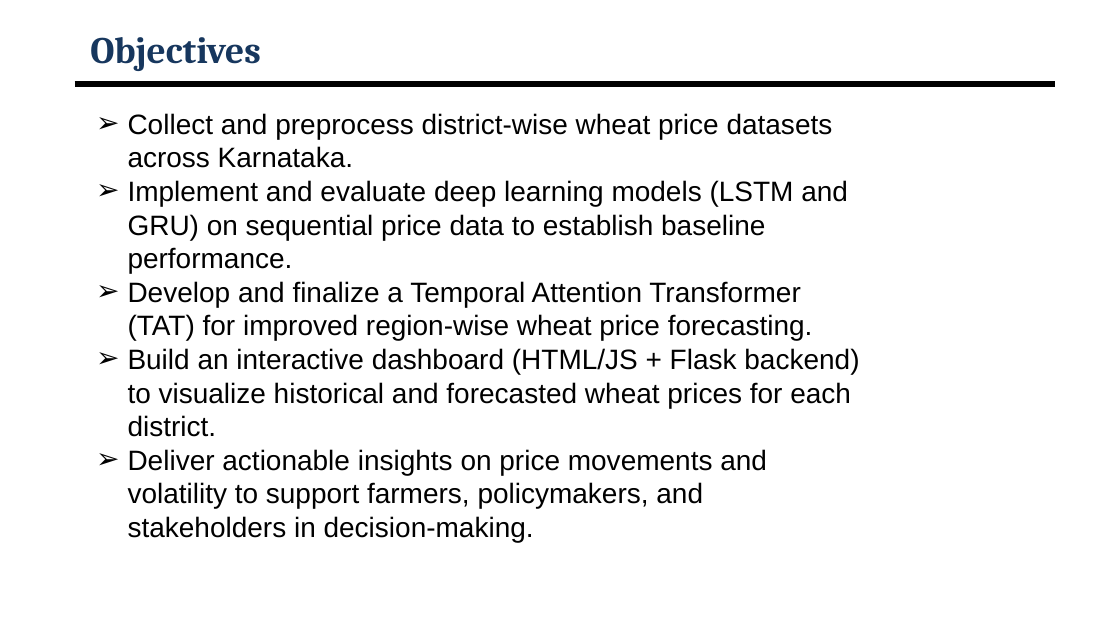
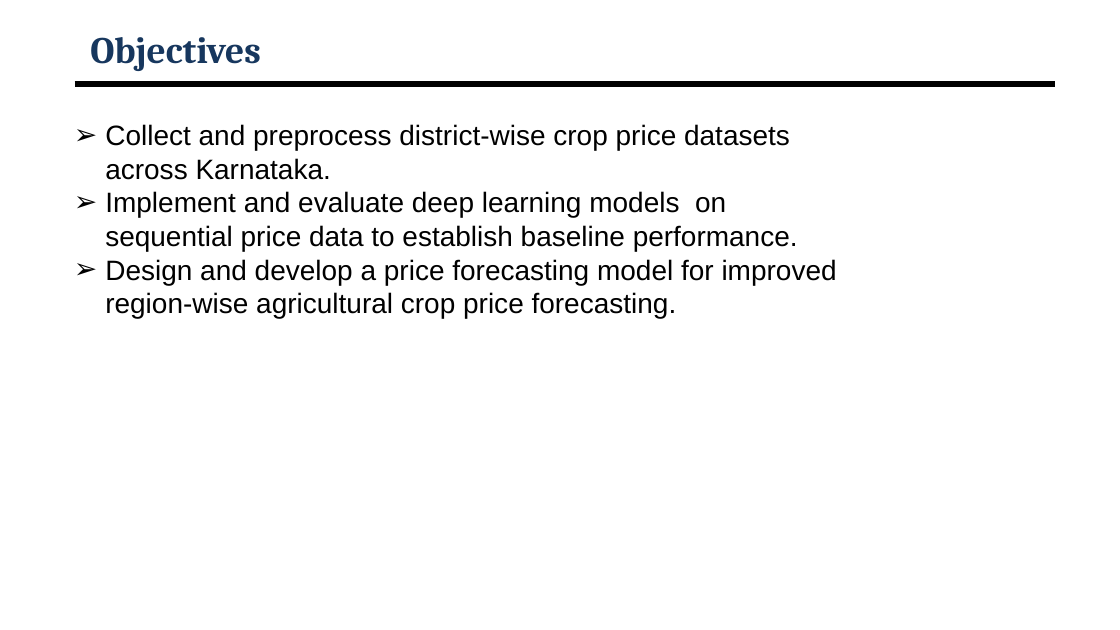
Before and after one commit to kavan-r/OrganicCrop-Forecast, a slide deck: slide 5 of Capstone_Review_2.pptx. Drawn at 1120x630 pixels with LibreOffice and Linux fonts; fonts in the diff are those of the drawing; background and template pictures are left out. Boxes give left, top, right and bottom in pixels: in the first picture for what was removed or moved away, otherwise in the second. Text is boxed around its words. In the diff, an @@ line names an element or a change of style, - is before the commit and + after.

Commit message:
Coordinator update: pptx, Arima_model, and models_arima

```diff
--- a/Capstone_Review_2.pptx
+++ b/Capstone_Review_2.pptx
@@ text at box(105, 124, 837, 318): text changed @@
-➢ Collect and preprocess district-wise wheat price datasets across Karnataka.
-➢ Implement and evaluate deep learning models (LSTM and GRU) on sequential price data to establish baseline performance.
-➢ Develop and finalize a Temporal Attention Transformer (TAT) for improved region-wise wheat price forecasting.
-➢ Build an interactive dashboard (HTML/JS + Flask backend) to visualize historical and forecasted wheat prices for each district.
-➢ Deliver actionable insights on price movements and volatility to support farmers, policymakers, and stakeholders in decision-making.
+➢ Collect and preprocess district-wise crop price datasets across Karnataka.
+➢ Implement and evaluate deep learning models on sequential price data to establish baseline performance.
+➢ Design and develop a price forecasting model for improved region-wise agricultural crop price forecasting.
```
Also in this commit, not shown: 2 other slides changed, 3 other files.
